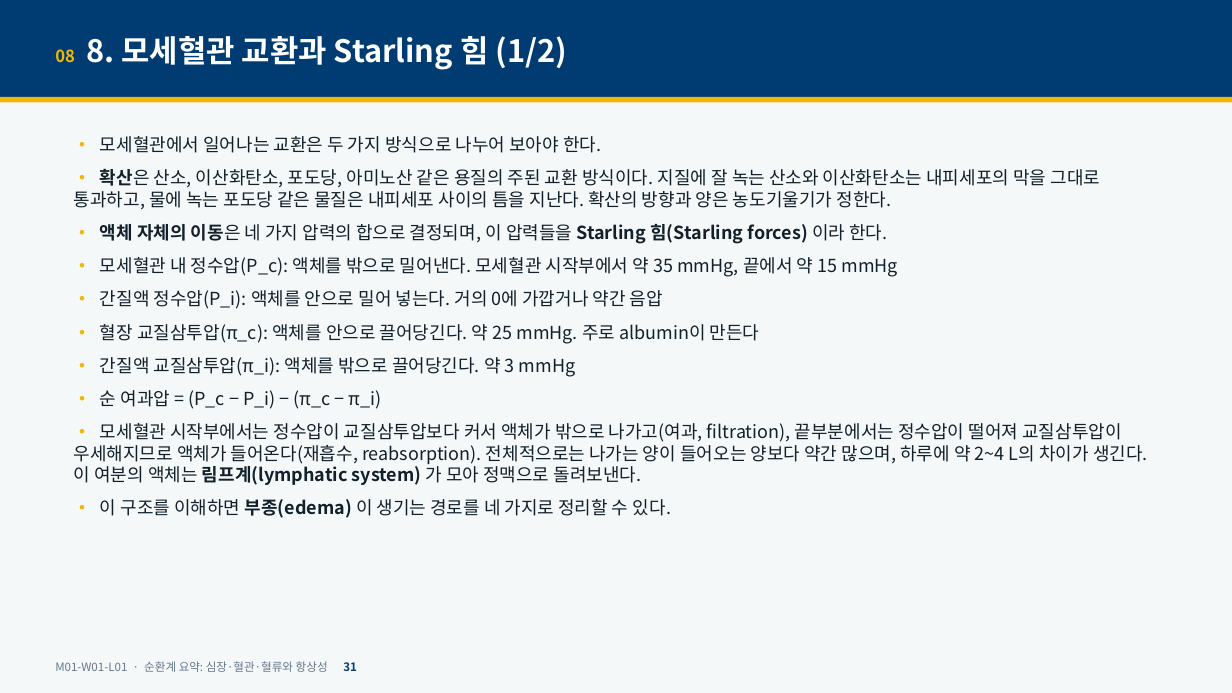
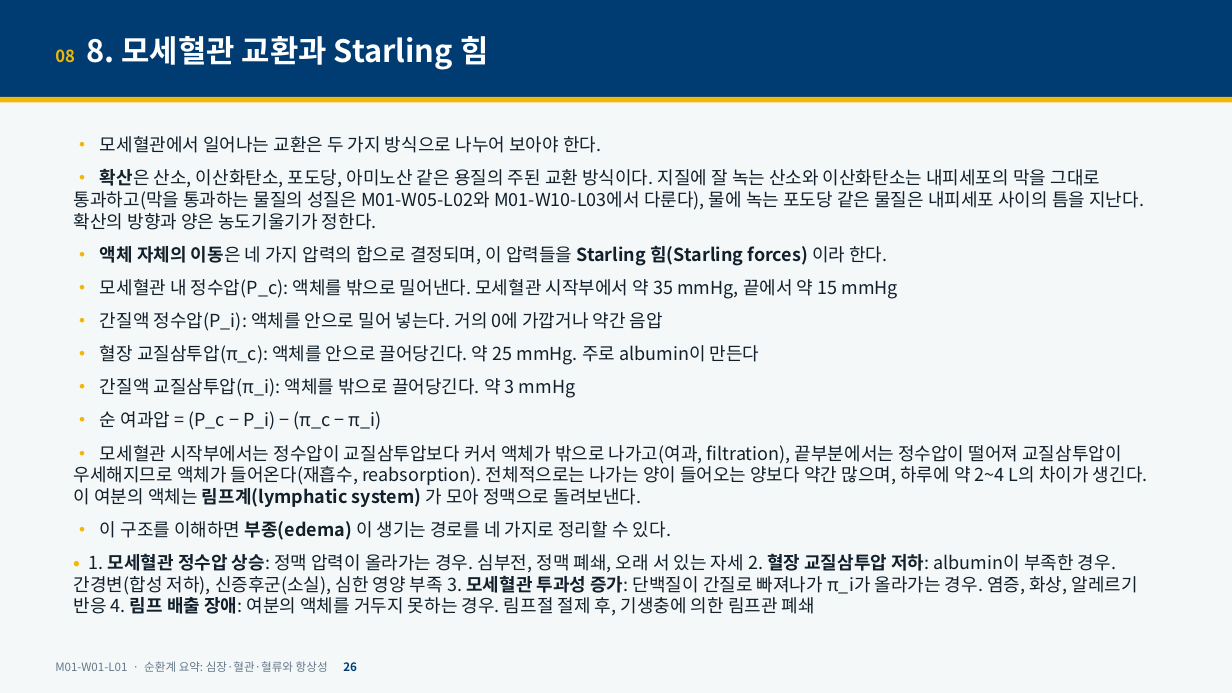
Before and after one commit to hoperiasd2/hoperiasd2.github.io, a slide deck: slide 26 of curriculum/M01/W01/L01/slides.pptx (slide 31 before the commit). Drawn at 1232x693 pixels with LibreOffice and Linux fonts; fonts in the diff are those of the drawing. Boxes give left, top, right and bottom in pixels: in the first picture for what was removed or moved away, otherwise in the second. Text is boxed around its words. In the diff, an @@ line names an element or a change of style, - is before the commit and + after.

```diff
--- a/curriculum/M01/W01/L01/slides.pptx
+++ b/curriculum/M01/W01/L01/slides.pptx
@@ text at [55,36,488,70]: text changed @@
-08 8. 모세혈관 교환과 Starling 힘 (1/2)
+08 8. 모세혈관 교환과 Starling 힘
@@ text at [74,169,1144,230]: text changed @@
-• 확산은 산소, 이산화탄소, 포도당, 아미노산 같은 용질의 주된 교환 방식이다. 지질에 잘 녹는 산소와 이산화탄소는 내피세포의 막을 그대로 통과하고, 물에 녹는 포도당 같은 물질은 내피세포 사이의 틈을 지난다. 확산의 방향과 양은 농도기울기가 정한다.
+• 확산은 산소, 이산화탄소, 포도당, 아미노산 같은 용질의 주된 교환 방식이다. 지질에 잘 녹는 산소와 이산화탄소는 내피세포의 막을 그대로 통과하고(막을 통과하는 물질의 성질은 M01-W05-L02와 M01-W10-L03에서 다룬다), 물에 녹는 포도당 같은 물질은 내피세포 사이의 틈을 지난다. 확산의 방향과 양은 농도기울기가 정한다.
@@ text at [74,553,1138,616]: paragraph added @@
+• 1. 모세혈관 정수압 상승: 정맥 압력이 올라가는 경우. 심부전, 정맥 폐쇄, 오래 서 있는 자세 2. 혈장 교질삼투압 저하: albumin이 부족한 경우. 간경변(합성 저하), 신증후군(소실), 심한 영양 부족 3. 모세혈관 투과성 증가: 단백질이 간질로 빠져나가 π_i가 올라가는 경우. 염증, 화상, 알레르기 반응 4. 림프 배출 장애: 여분의 액체를 거두지 못하는 경우. 림프절 절제 후, 기생충에 의한 림프관 폐쇄
@@ text at [55,661,357,672]: text changed @@
-M01-W01-L01 · 순환계 요약: 심장·혈관·혈류와 항상성 31
+M01-W01-L01 · 순환계 요약: 심장·혈관·혈류와 항상성 26
```
Also in this commit, not shown: 44 other slides changed, 12 slides added, 9 other files.
